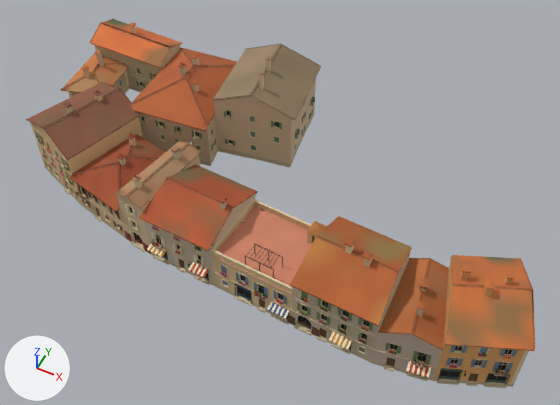
The glTF model games/yorimichi/assets/belmonte/meshes/SM_BM_BT_blk_39.glb: old version first, new version second.
The view is the same before and after, from a 50 mm lens placed at (36.5, -73.0, 92.9), pointed at (1.8, -3.6, 6.1). Lighting does not change. The marker at lower left points along +X, +Y and +Z. The older version comes first. Vertices at exactly the same position are counted once.

Names of what the first picture shows: 'SM_BM_BT_blk_39'.
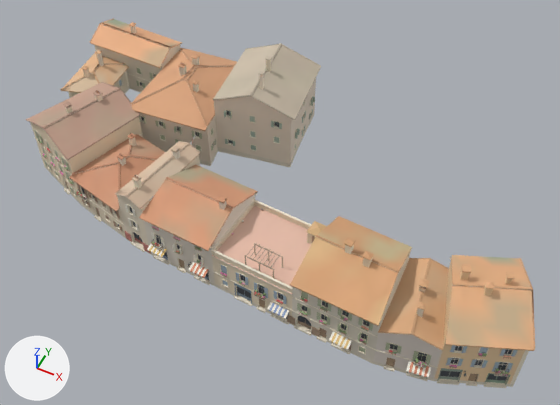
Pixel boxes [x1, y1, x2, y2] of what changed, in the pictures (560 x 405 px):
part 1 of me_sm_bt_blk_39, recoloured (beige to pale yellow): [26, 19, 534, 385] in both
part 2 of me_sm_bt_blk_39, recoloured (lighter): [28, 19, 535, 388] in both

The change, as a list of edits to the scene's bpy script:
```text
Change me_sm_bt_blk_39:
    where me_sm_bt_blk_39.from_pydata(...)  # 30132 vertices, 34960 faces; spans x -42.0..42.1, y -20.1..19.4, z -0.4..19.4
    used by ob_sm_bm_bt_blk_39; location = (0.0, 0.0, 0.0)
    me_sm_bt_blk_39 part 1: 9033 faces centred in x -42.0..41.6, y -20.1..19.1, z -0.2..19.4 are repainted in the vertex colours; the middle colour goes from beige #c0ad92 to pale yellow #e1d7c7
    me_sm_bt_blk_39 part 2: 25927 faces centred in x -41.9..42.0, y -20.1..19.4, z -0.3..19.3 are repainted in the vertex colours; the middle colour goes from beige #c9ab84 to beige #e6d6be
```
